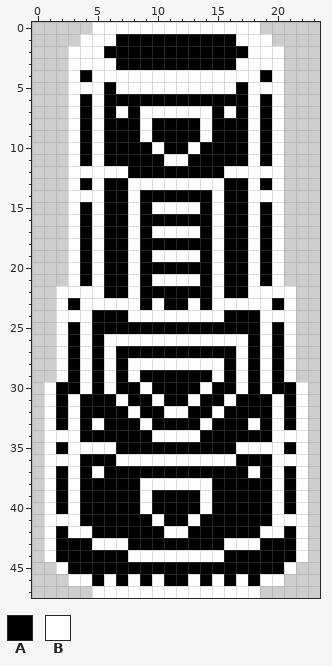
Pixel-art file: aseprite/Player/Gun/cannon_defender.aseprite. Above: the version before the commit.
24x48 pixels, 1 frame.
Palette (. is transparent): A #000000  B #ffffff
Pixels before, first column x 1:
 0 ....BBBBBBBBBBBBBB....
 1 ...BBBAAAAAAAAAABBB...
 2 ..BBBAAAAAAAAAAAABBB..
 3 ..BBBBAAAAAAAAAABBBB..
 4 ..BABBBBBBBBBBBBBBAB..
 5 ..BBBABBBBBBBBBBABBB..
 6 ..BABAAAAAAAAAAAABAB..
 7 ..BABABABBBBBBABABAB..
 8 ..BABAAABAAAABAAABAB..
 9 ..BABAAABAAAABAAABAB..
10 ..BABAAAABAABAAAABAB..
11 ..BABAAAAABBAAAAABAB..
12 ..BBBBBAAAAAAAABBBBB..
13 ..BABAABBBBBBBBAABAB..
14 ..BBBAABAAAAAABAABBB..
15 ..BABAABABBBBABAABAB..
16 ..BABAABAAAAAABAABAB..
17 ..BABAABABBBBABAABAB..
18 ..BABAABAAAAAABAABAB..
19 ..BABAABABBBBABAABAB..
20 ..BABAABAAAAAABAABAB..
21 ..BABAABABBBBABAABAB..
22 .BBBBAABAAAAAABAABBBB.
23 .BABBBBBABAABABBBBBAB.
24 .BBBAAABBBBBBBBAAABBB.
25 .BABAAAAAAAAAAAAAABAB.
26 .BABABBBBBBBBBBBBABAB.
27 .BABABAAAAAAAAAABABAB.
28 .BABABABBBBBBBBABABAB.
29 .BABABABAAAAAABABABAB.
30 BAABABAABAAAABAABABAAB
31 BABAAABAABAABAABAAABAB
32 BABAAAABAABBAABAAAABAB
33 BABABAAABAAAABAAABABAB
34 BBBAAAAAABBBBAAAAAABBB
35 BABBBBAAAAAAAAAABBBBAB
36 BBBAAABBBBBBBBBBAAABBB
37 BABABAAAAAAAAAAAABABAB
38 BABAAAAABBBBBBAAAAABAB
39 BABAAAAABAAAABAAAAABAB
40 BABAAAAABAAAABAAAAABAB
41 BBBAAAAAABAABAAAAAABBB
42 BABBAAAAAABBAAAAAABBAB
43 BAAABBBAAAAAAAABBBAAAB
44 BAAAAAABBBBBBBBAAAAAAB
45 .BAAAAAAAAAAAAAAAAAAB.
46 ..BBABABABAABABABABB..
47 ....BBBBBBBBBBBBBB....
And afterwards:
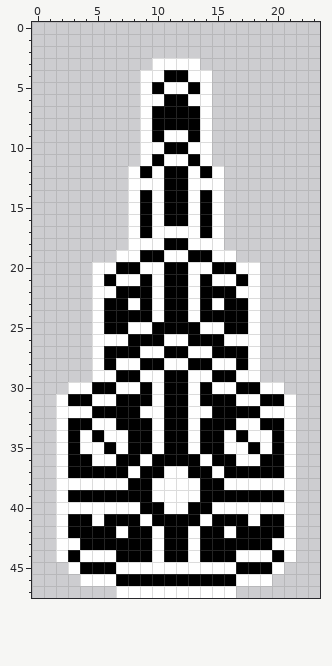
The exact change:
layer "Layer 2" now hidden
layer "Layer 3" added
Changed rows in their new state; - is an unchanged pixel.
first column x 1:
 0 ----..............----
 1 ---................---
 2 --..................--
 3 --.......BBBB.......--
 4 --......--AA--......--
 5 --......-A--A-......--
 6 --......BB--BB......--
 7 --......-AAAA-......--
 8 --......------......--
 9 --......--BB--......--
10 --......B----B......--
11 --......B----B......--
12 --.....B-B--B-B.....--
13 --.....---AA---.....--
14 --.....--B--B--.....--
15 --.....---AA---.....--
16 --.....--B--B--.....--
17 --.....--------.....--
18 --.....-BB--BB-.....--
19 --....B--A--A--B....--
20 --..-B-ABB--BBA-B-..--
21 --..--B---AA---B--..--
22 -...-B-A-B--B-A-B-...-
23 -...-AA--------AA-...-
24 -...B--AA-AA-AA--B...-
25 -...B--BB----BB--B...-
26 -...B--AAA--AAA--B...-
27 -...BA--BB--BB--AB...-
28 -...BAB-AA--AA-BAB...-
29 -...B--ABB--BBA--B...-
30 ..B--ABBAB--BABBA--B..
31 .BA-BBA--------ABB-AB.
32 .B-B---ABBAABBA---B-B.
33 .BA--B--AB--BA--B--AB.
34 .-AB-BB---AA---B-BBA-.
35 .BA--AB--B--B--B-A-AB.
36 .-A-BBAA-AAAA-AABB-A-.
37 .BA-A--B--BB--B--A-AB.
38 .B-BBBB-A----A-BBBB-B.
39 .BA-----ABBBBA-----AB.
40 .B-BBBBBA-BB-ABBBBB-B.
41 .-A-B---BA--AB---B-A-.
42 .BAA--B--BAAB--B--AAB.
43 .BB-AAA--B--B--AAA-BB.
44 .B-BBB-AA-AA-AA-BBB-B.
45 -.B---BBBBBBBBBB---B.-
46 --.-B--A-A--A-A--B-.--
47 ----..----------..----
Boxes around the changes in both pictures, in picture pixels (x1, y1, x2, y2):
changed: (44, 22, 308, 598)
